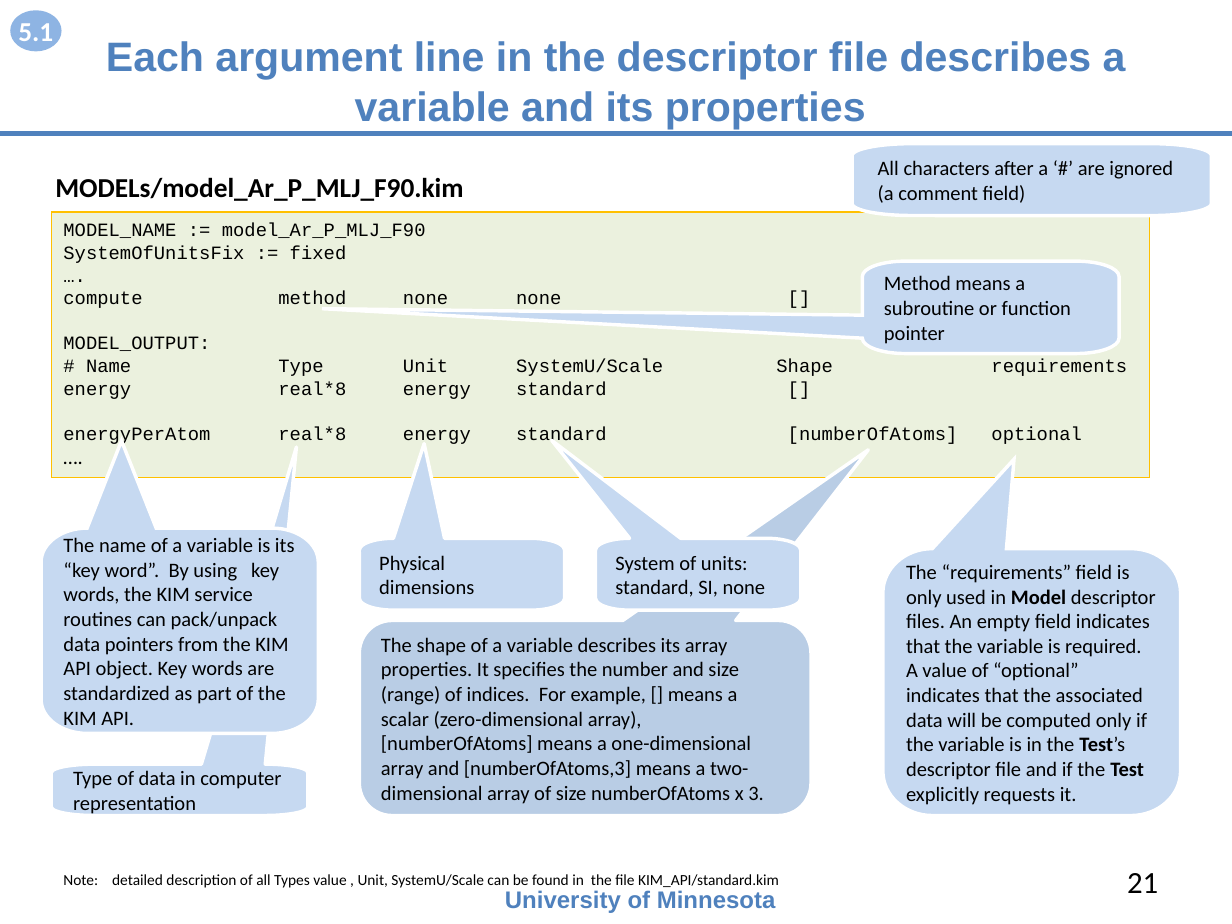
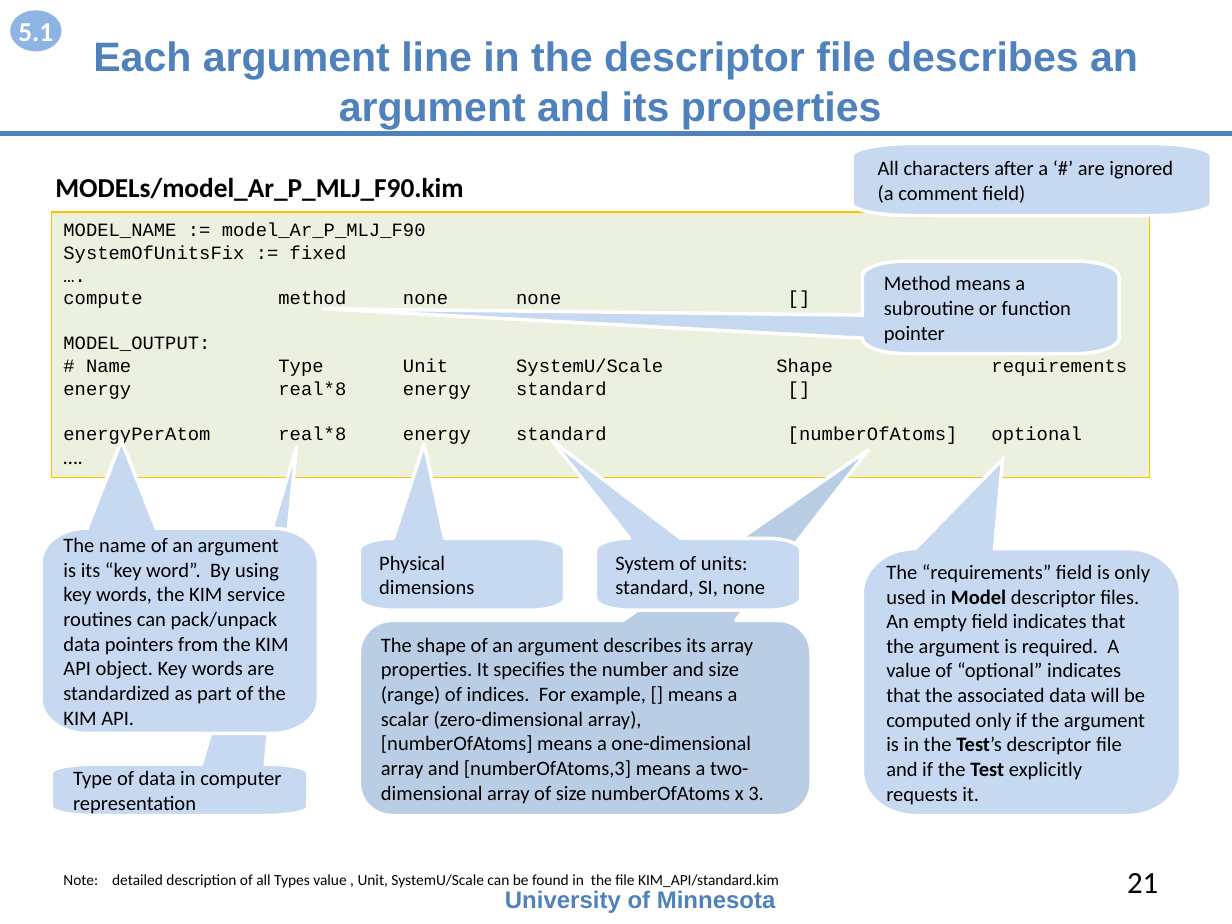
Before and after one commit to openkim/kim-api, a slide deck: slide 21 of DOCs/openkim-api-introduction.pptx. Drawn at 1232x924 pixels with LibreOffice and Linux fonts; fonts in the diff are those of the drawing. Boxes give left, top, right and bottom in pixels: in the first picture for what was removed or moved away, otherwise in the second. Text is boxed around its words. In the diff, an @@ line names an element or a change of style, - is before the commit and + after.

Commit message:
changes `variable' to `argument' in openkim-api-introduction.*

```diff
--- a/DOCs/openkim-api-introduction.pptx
+++ b/DOCs/openkim-api-introduction.pptx
@@ title at bbox=[93, 41, 1138, 129]: text changed @@
-Each argument line in the descriptor file describes a variable and its properties
+Each argument line in the descriptor file describes an argument and its properties
@@ text in freeform shape at bbox=[63, 537, 288, 731]: text changed @@
-The name of a variable is its “key word”. By using key words, the KIM service routines can pack/unpack data pointers from the KIM API object. Key words are standardized as part of the KIM API.
+The name of an argument is its “key word”. By using key words, the KIM service routines can pack/unpack data pointers from the KIM API object. Key words are standardized as part of the KIM API.
@@ freeform shape "The “requirements” field is only ...": place and size @@
-freeform shape "The “requirements” field is only ..." at bbox=[883, 548, 1181, 816]
+freeform shape "The “requirements” field is only ..." at bbox=[862, 548, 1180, 816]
@@ text in freeform shape at bbox=[886, 564, 1150, 805]: text changed @@
-The “requirements” field is only used in Model descriptor files. An empty field indicates that the variable is required. A value of “optional” indicates that the associated data will be computed only if the variable is in the Test’s descriptor file and if the Test explicitly requests it.
+The “requirements” field is only used in Model descriptor files. An empty field indicates that the argument is required. A value of “optional” indicates that the associated data will be computed only if the argument is in the Test’s descriptor file and if the Test explicitly requests it.
@@ text in rounded speech box at bbox=[381, 637, 764, 804]: text changed @@
-The shape of a variable describes its array properties. It specifies the number and size (range) of indices. For example, [] means a scalar (zero-dimensional array), [numberOfAtoms] means a one-dimensional array and [numberOfAtoms,3] means a two-dimensional array of size numberOfAtoms x 3.
+The shape of an argument describes its array properties. It specifies the number and size (range) of indices. For example, [] means a scalar (zero-dimensional array), [numberOfAtoms] means a one-dimensional array and [numberOfAtoms,3] means a two-dimensional array of size numberOfAtoms x 3.
```
Also in this commit, not shown: 8 other slides changed, 1 other file.
